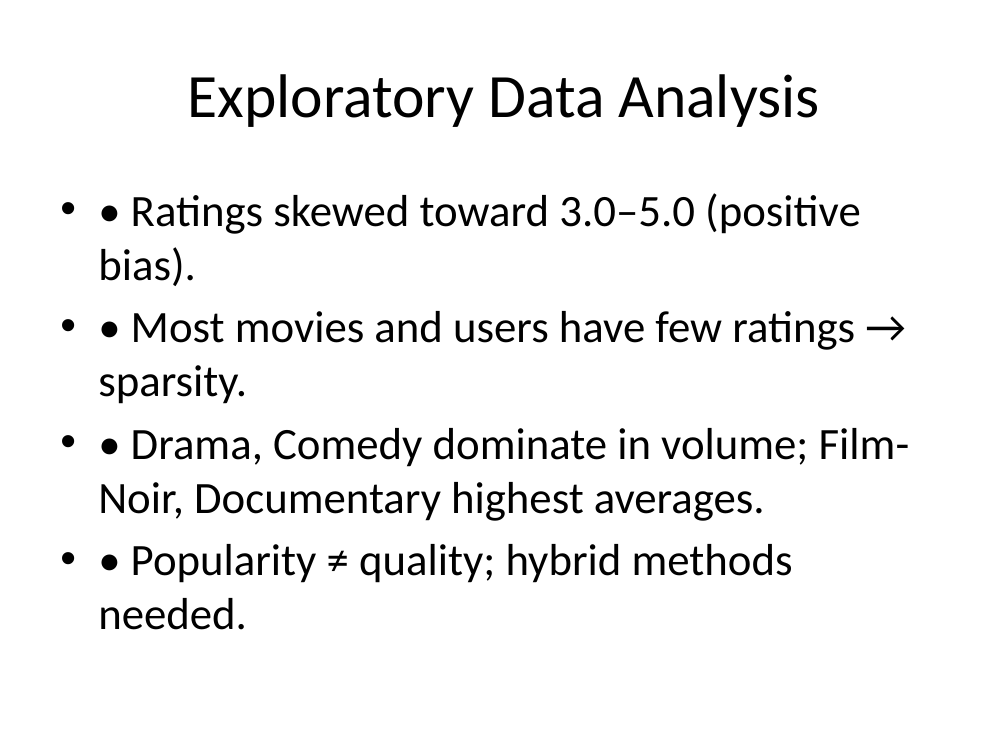
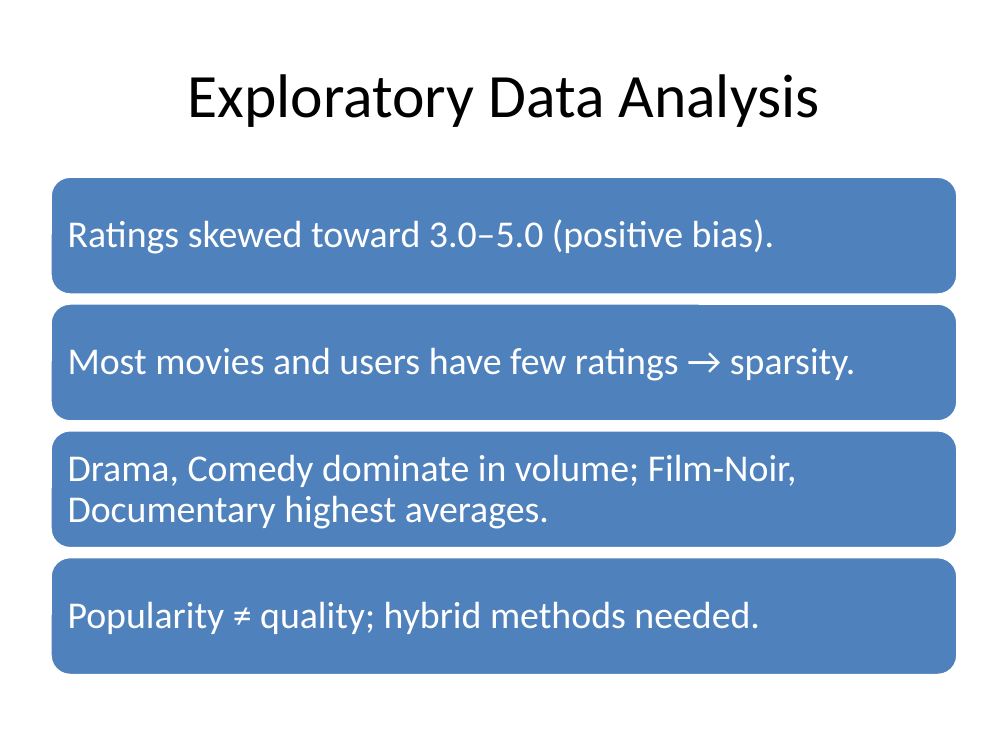
Before and after one commit to VidushiR/Springboard, a slide deck: slide 6 of CapstoneThree_MovieRecommedationSystem/reports/MovieRecommendationCapstoneThree_Final_Presentation.pptx. Drawn at 1008x756 pixels with LibreOffice and Linux fonts; fonts in the diff are those of the drawing. Boxes give left, top, right and bottom in pixels: in the first picture for what was removed or moved away, otherwise in the second. Text is boxed around its words. In the diff, an @@ line names an element or a change of style, - is before the commit and + after.

Commit message:
adding power point presentation for Movie recommendation Project

```diff
--- a/CapstoneThree_MovieRecommedationSystem/reports/MovieRecommendationCapstoneThree_Final_Presentation.pptx
+++ b/CapstoneThree_MovieRecommedationSystem/reports/MovieRecommendationCapstoneThree_Final_Presentation.pptx
@@ text removed at <box>98,193,910,630</box> @@
-• • Ratings skewed toward 3.0–5.0 (positive bias).
-• • Most movies and users have few ratings → sparsity.
-• • Drama, Comedy dominate in volume; Film-Noir, Documentary highest averages.
-• • Popularity ≠ quality; hybrid methods needed.
@@ group added at <box>50,176,958,675</box>: 4 rounded rectangles, 4 texts @@
+Ratings skewed toward 3.0–5.0 (positive bias).
+Most movies and users have few ratings → sparsity.
+Drama, Comedy dominate in volume; Film-Noir, Documentary highest averages.
+Popularity ≠ quality; hybrid methods needed.
```
Also in this commit, not shown: 10 other slides changed, 9 slides added.
